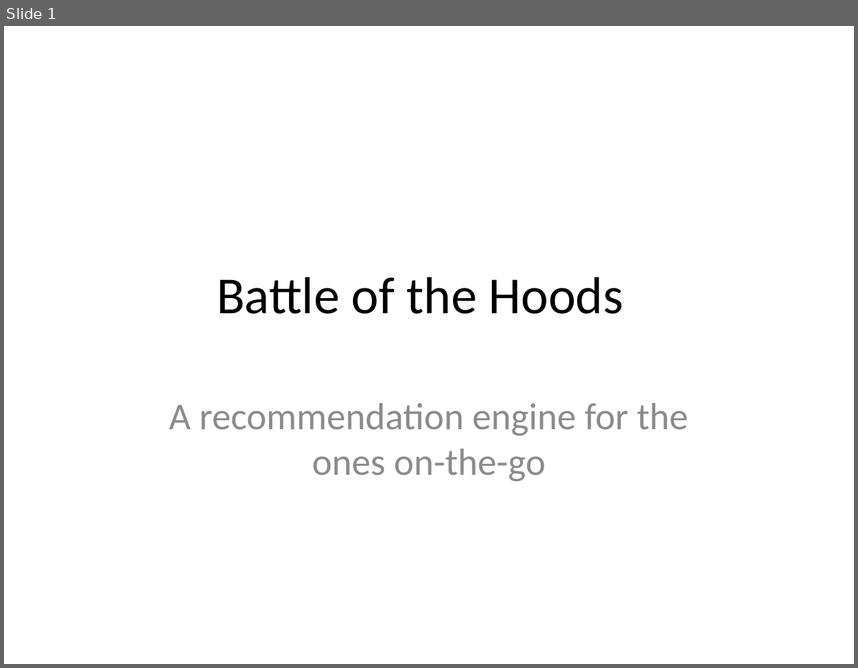
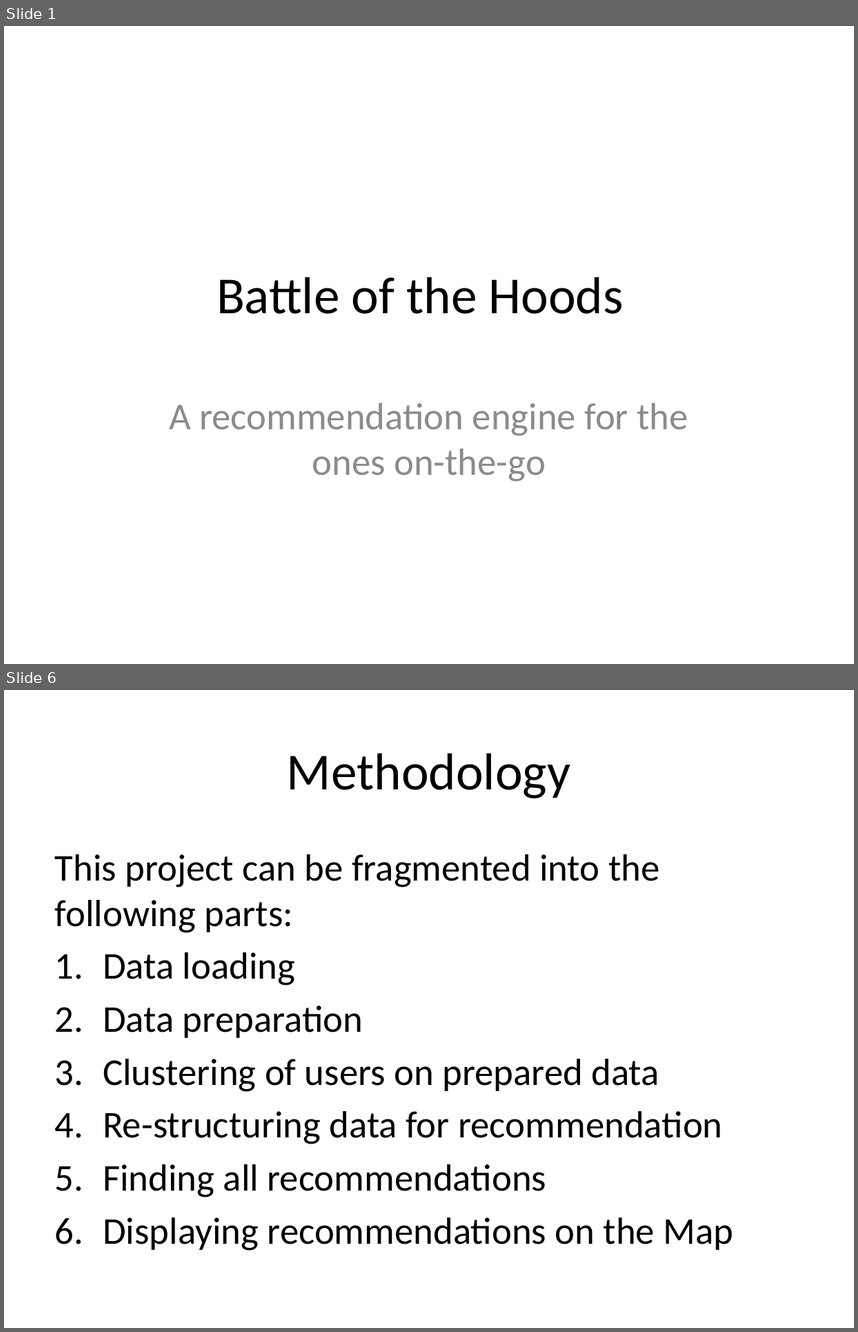
Before and after one commit to seraph-wing/Battle-of-the-Hoods, a slide deck: Battle of the Hoods.pptx. Shown one above the other, each under a label of ours: slide 1 before the commit, slides 1 and 6 after it; the slides between them are not shown. The pictures are 858x668 and 858x1332 pixels, drawn with LibreOffice and Linux fonts; fonts in the diff are those of the drawing. Boxes give left, top, right and bottom in pixels: in the first picture for what was removed or moved away, otherwise in the second. Text is boxed around its words. In the diff, an @@ line names an element or a change of style, - is before the commit and + after.

```diff
--- a/Battle of the Hoods.pptx
+++ b/Battle of the Hoods.pptx
@@ slide 6 added at (4,690,854,1328), background #FFFFFF @@
@@ title added at (287,753,570,798), 44 pt, text #000000 @@
+Methodology
@@ text added at (55,854,733,1250), 32 pt, text #000000 @@
+This project can be fragmented into the following parts:
+1. Data loading
+2. Data preparation
+3. Clustering of users on prepared data
+4. Re-structuring data for recommendation
+5. Finding all recommendations
+6. Displaying recommendations on the Map
```
Also in this commit, not shown: 22 other slides added, 1 slide removed, 2 other files.
